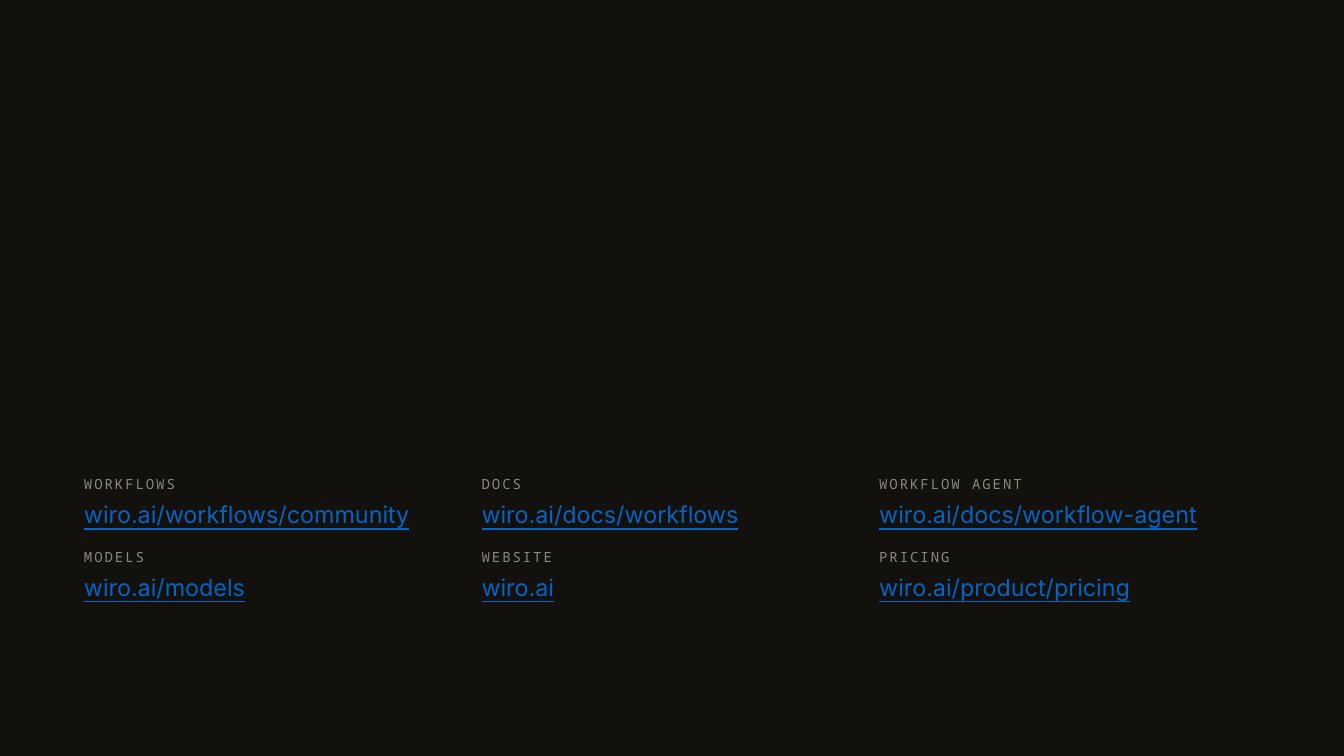
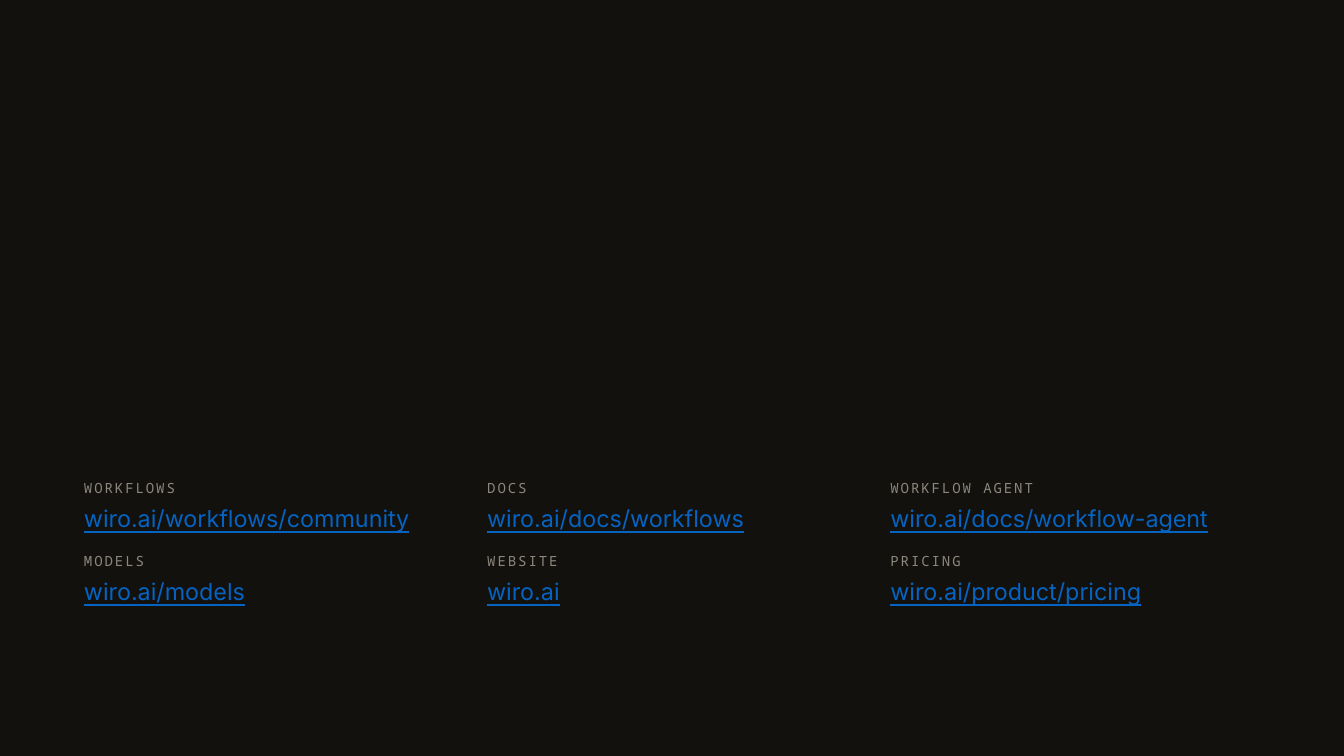
Before and after one commit to wiroai/wiroai.github.io, a slide deck: slide 5 of tmp/wiro-workflows-slidescom.pptx. Drawn at 1344x756 pixels with LibreOffice and Linux fonts; fonts in the diff are those of the drawing; background and template pictures are left out. Boxes give left, top, right and bottom in pixels: in the first picture for what was removed or moved away, otherwise in the second. Text is boxed around its words. In the diff, an @@ line names an element or a change of style, - is before the commit and + after.

Commit message:
tmp: re-aligned wiro-workflows deck for slides.com import

```diff
--- a/tmp/wiro-workflows-slidescom.pptx
+++ b/tmp/wiro-workflows-slidescom.pptx
@@ 4 texts: place and size @@
-4 texts at [84, 479, 409, 602]
+4 texts at [84, 483, 409, 606]
@@ 4 texts: place and size @@
-4 texts at [482, 479, 739, 602]
+4 texts at [487, 483, 744, 606]
@@ 4 texts: place and size @@
-4 texts at [879, 479, 1196, 602]
+4 texts at [890, 483, 1207, 606]
```
Also in this commit, not shown: 1 other slide changed.
